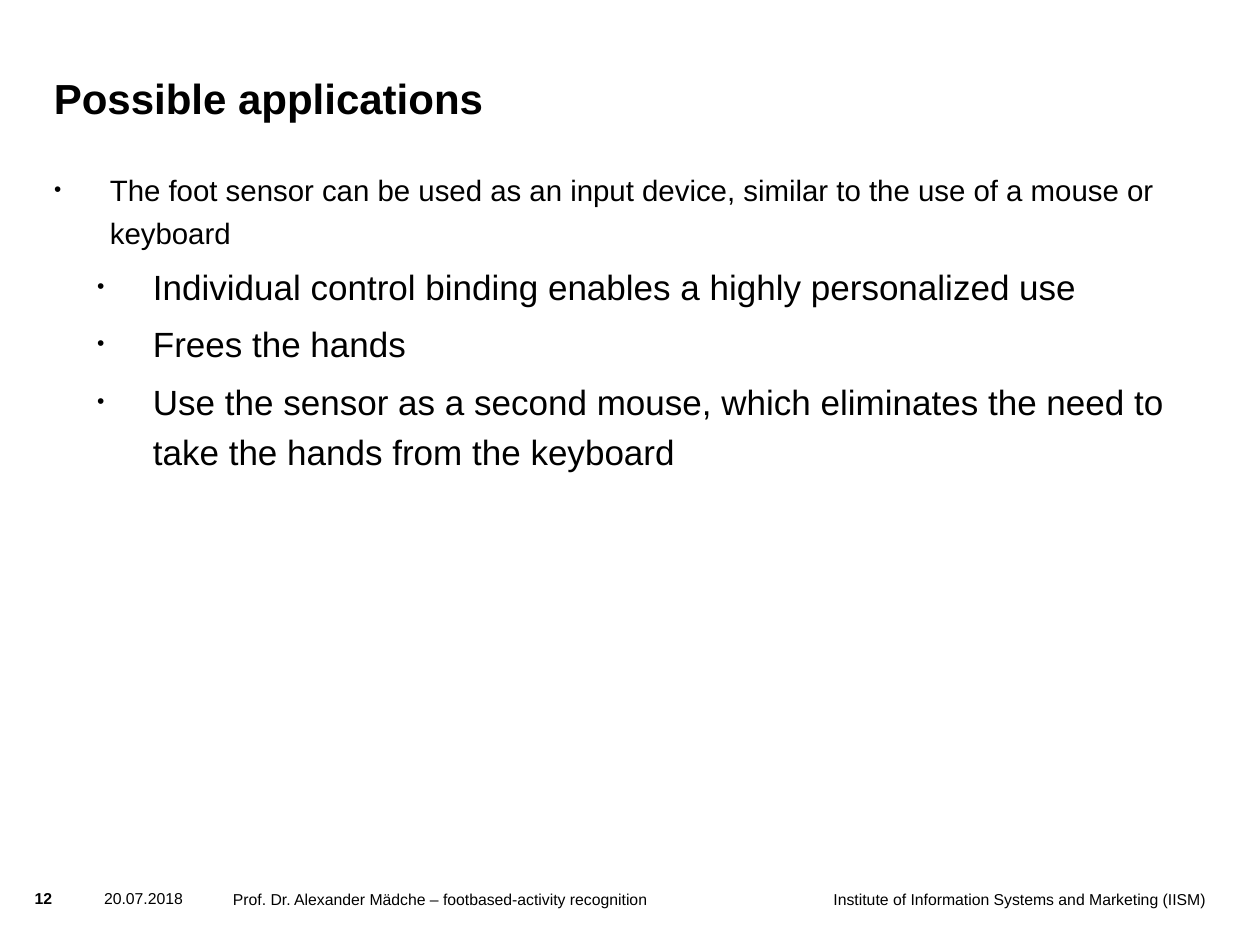
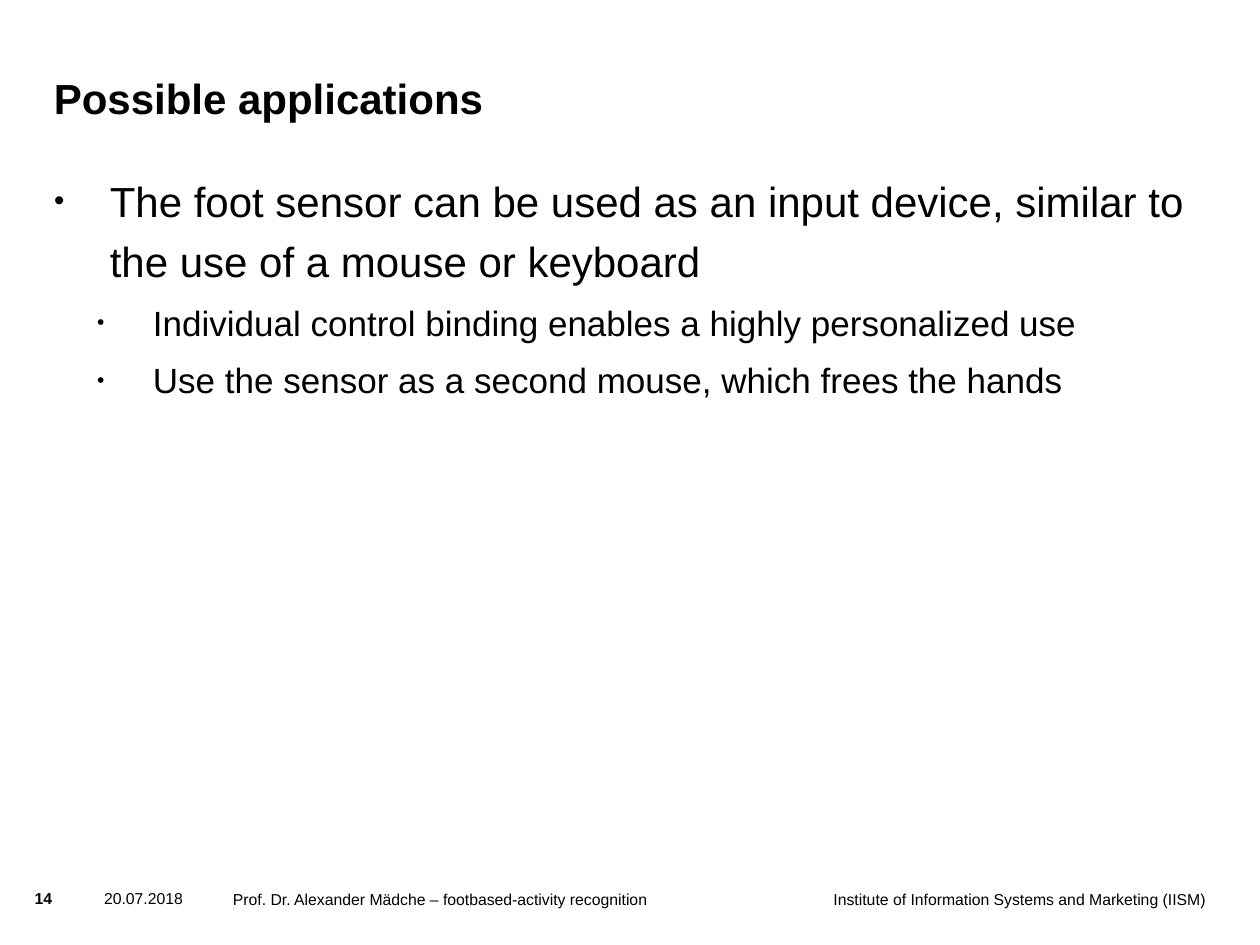
Before and after one commit to liskior/Footbased, a slide deck: slide 14 of docs/presentation/final presentation/final presentation_foot-based activity recognition.pptx (slide 12 before the commit). Drawn at 1260x945 pixels with LibreOffice and Linux fonts; fonts in the diff are those of the drawing; background and template pictures are left out. Boxes give left, top, right and bottom in pixels: in the first picture for what was removed or moved away, otherwise in the second. Text is boxed around its words. In the diff, an @@ line names an element or a change of style, - is before the commit and + after.

```diff
--- a/docs/presentation/final presentation/final presentation_foot-based activity recognition.pptx
+++ b/docs/presentation/final presentation/final presentation_foot-based activity recognition.pptx
@@ text at [110,186,1183,286]: size 16.9 to 24 pt in "The foot sensor can be used as ..."; more space between paragraphs @@
@@ text at [153,367,1062,398]: text changed @@
-  • Frees the hands
-  • Use the sensor as a second mouse, which eliminates the need to take the hands from the keyboard
+  • Use the sensor as a second mouse, which frees the hands
@@ page number at [35,893,53,904]: text changed @@
-12
+14
```
Also in this commit, not shown: 5 other slides changed, 2 slides added, 1 slide removed, 1 other file.
